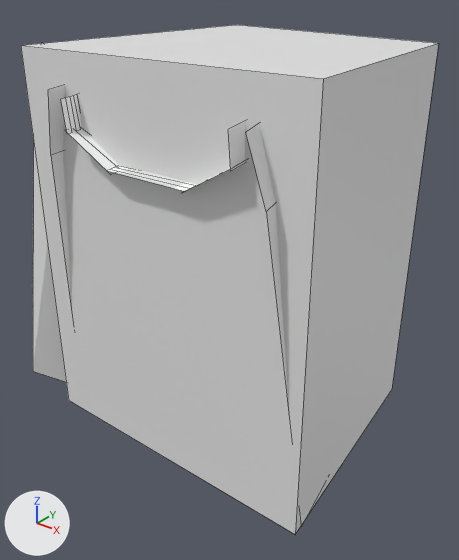
What one commit did to the Blender file Assets/Models/medium-right.blend.
Both versions are drawn from a 50 mm camera at (18.04, -16.41, 4.0) aimed at (5.2, -0.37, -5.95). The axes (+X, +Y, +Z) are drawn at lower left. The lights are the same throughout. Mesh edges are drawn as thin lines on the coarser meshes.

The first picture shows 'Bounds', 'LeftWall', 'RightSlant', 'RightWall', 'Rock'.
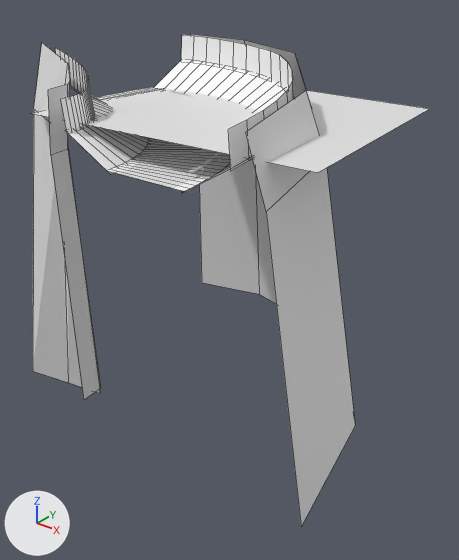
Boxes (x1, y1, x2, y2) around the edits, measured in the pictures (459 x 560 px):
'Bounds', reshaped: before (21, 25, 439, 534); after (32, 88, 428, 173)
'Rock', unchanged, uncovered by the edit: before (33, 85, 313, 526); after (33, 34, 355, 526)
'LeftWall', unchanged, uncovered by the edit: before (228, 121, 245, 171); after (181, 35, 293, 171)
'LeftSlant', unchanged, uncovered by the edit: before (196, 165, 237, 186); after (154, 60, 294, 186)
'RoadSection', unchanged, uncovered by the edit: before (114, 168, 186, 190); after (103, 89, 224, 190)

Patch to the scene script:
```diff
--- a/Assets/Models/medium-right.blend.py
+++ b/Assets/Models/medium-right.blend.py
@@ me_plane_002 @@
 me_plane_002.from_pydata(...)  # 8 vertices, 6 faces; spans x 0.5..11.0, y -4.5..6.0, z -11.0..2.0
 # used by ob_bounds; location = (0.0, 0.0, 0.0)
 # verts and faces of me_plane_002; kept vertices keep their numbers, new ones are numbered from 8
 # before: 0 (0.5, -4.5, 2.0) at pixel (20, 45), 1 (11.0, -4.5, 2.0) at pixel (323, 78), 2 (0.5, 6.0, 2.0) at pixel (236, 24), 3 (10.0, 4.0, 2.0) at pixel (438, 43), 4 (0.5, -4.5, -11.0) at pixel (68, 400)
 # before: 5 (11.0, -4.5, -11.0) at pixel (295, 534), 6 (0.5, 6.0, -11.0), 7 (10.0, 4.0, -11.0) at pixel (391, 389)
+# me_plane_002 part 1
+delete_vertices([*range(0, 8)])  # with the faces that use them
+verts[8] = (0.5, -4.5, 0.0)
+verts[9] = (11.0, -4.5, 0.0)  # pixel (317, 172)
+verts[10] = (0.5, 5.0, 0.0)
+verts[11] = (10.0, 4.0, 0.0)  # pixel (429, 108)
+faces += [(8, 9, 11, 10)]
```
